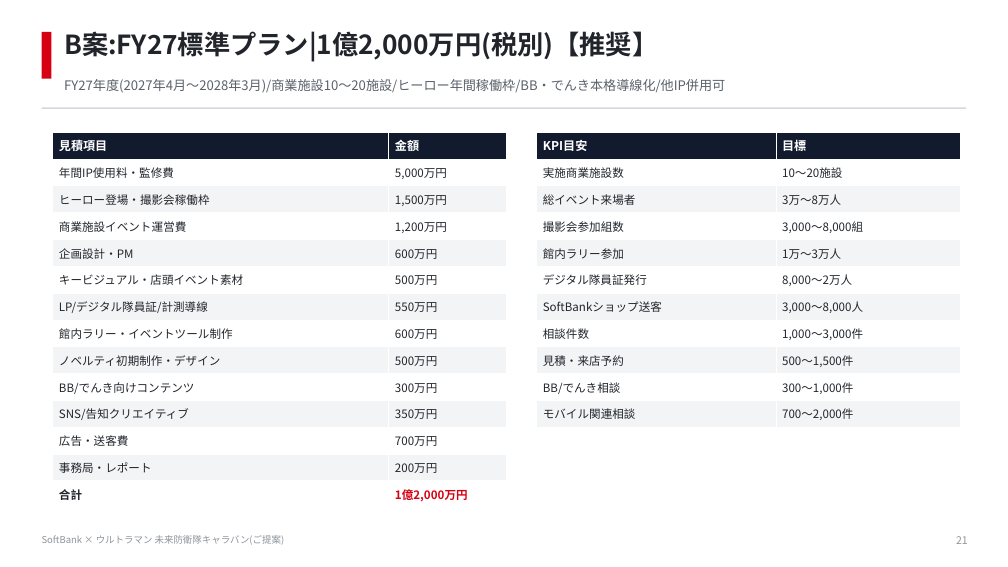
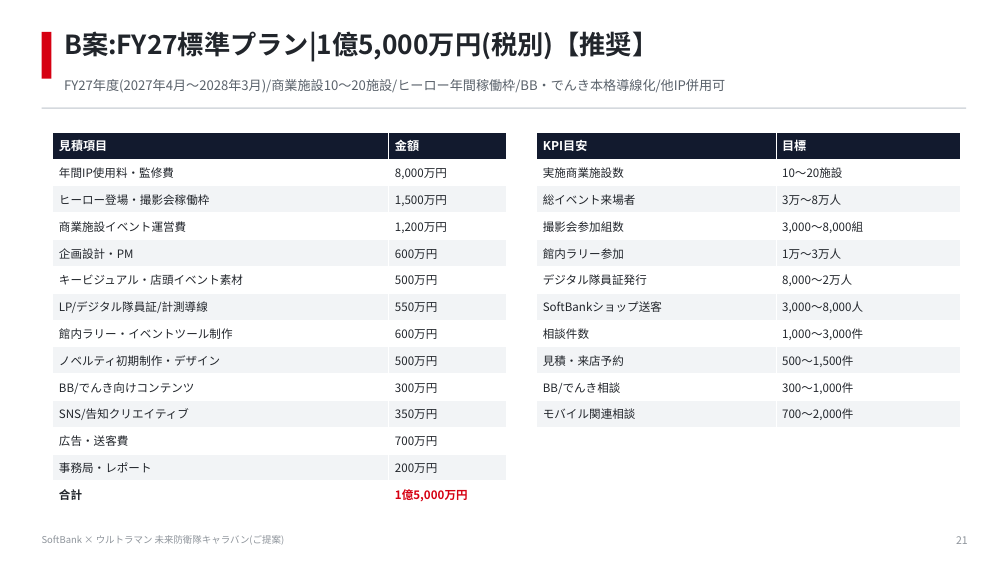
Before and after one commit to hayatoshintani-spe/kessho-lens, a slide deck: slide 21 of docs/proposals/softbank-ultraman-caravan/SoftBank_Ultraman_未来防衛隊キャラバン_提案資料.pptx. Drawn at 1008x567 pixels with LibreOffice and Linux fonts; fonts in the diff are those of the drawing. Boxes give left, top, right and bottom in pixels: in the first picture for what was removed or moved away, otherwise in the second. Text is boxed around its words. In the diff, an @@ line names an element or a change of style, - is before the commit and + after.

```diff
--- a/docs/proposals/softbank-ultraman-caravan/SoftBank_Ultraman_未来防衛隊キャラバン_提案資料.pptx
+++ b/docs/proposals/softbank-ultraman-caravan/SoftBank_Ultraman_未来防衛隊キャラバン_提案資料.pptx
@@ text at (x1=64, y1=31, x2=658, y2=61): text changed @@
-B案:FY27標準プラン|1億2,000万円(税別)【推奨】
+B案:FY27標準プラン|1億5,000万円(税別)【推奨】
@@ table at (x1=53, y1=132, x2=507, y2=508) @@
-row 2, column 2: 5,000万円
+row 2, column 2: 8,000万円
-row 14, column 2: 1億2,000万円
+row 14, column 2: 1億5,000万円
```
Also in this commit, not shown: 4 other slides changed, 2 other files.
